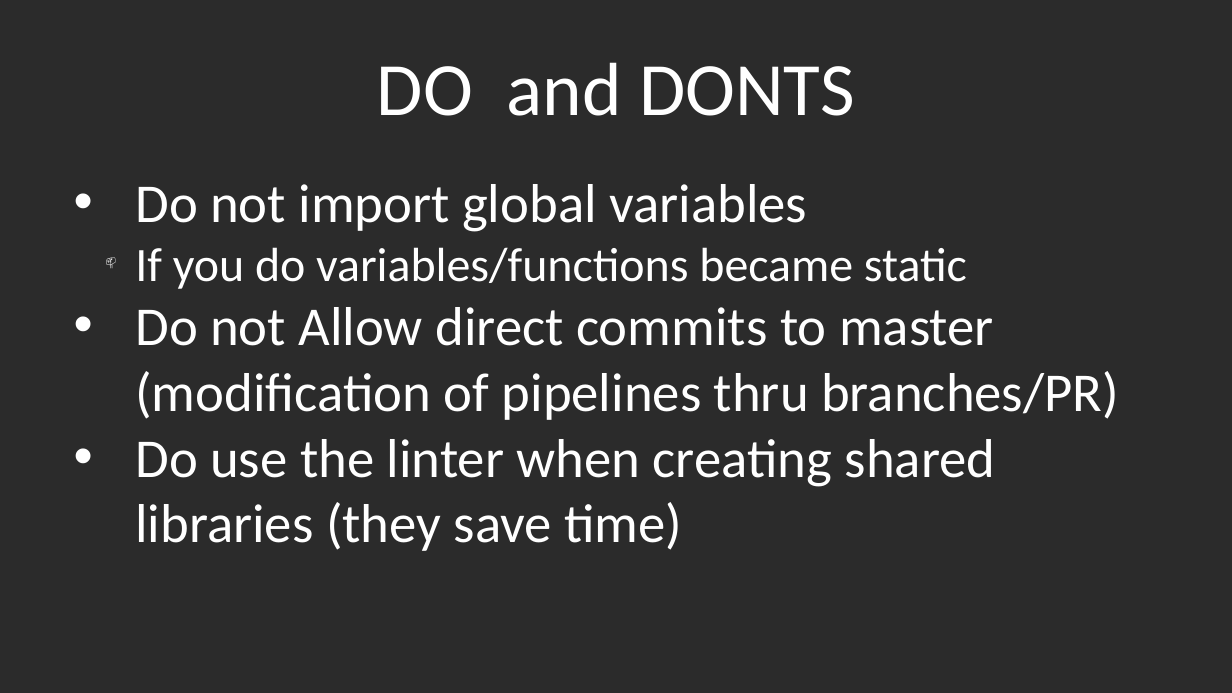
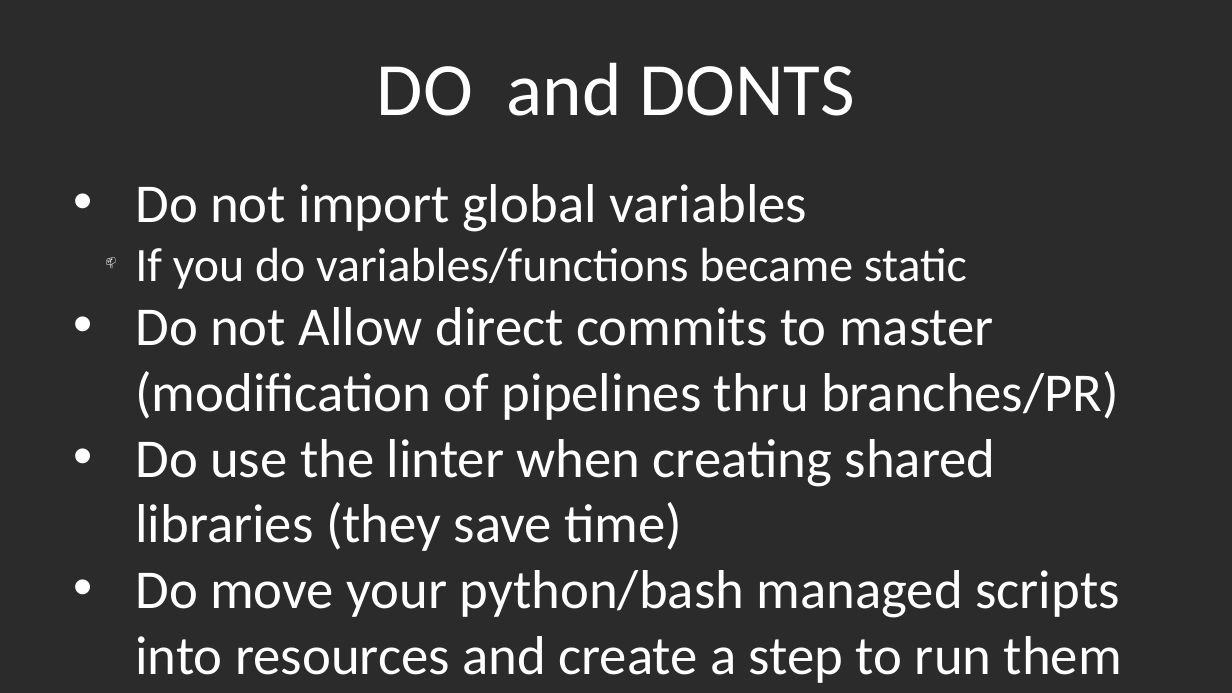
Before and after one commit to AnimalLogic/jenkins_pipeline, a slide deck: slide 16 of SharedPipelinePresentation.pptx (slide 13 before the commit). Drawn at 1232x693 pixels with LibreOffice and Linux fonts; fonts in the diff are those of the drawing; background and template pictures are left out; a plain dark background stands for a picture behind light text. Boxes give left, top, right and bottom in pixels: in the first picture for what was removed or moved away, otherwise in the second. Text is boxed around its words. In the diff, an @@ line names an element or a change of style, - is before the commit and + after.

```diff
--- a/SharedPipelinePresentation.pptx
+++ b/SharedPipelinePresentation.pptx
@@ text at (x1=135, y1=570, x2=1122, y2=683): paragraph added @@
+• Do move your python/bash managed scripts into resources and create a step to run them
```
Also in this commit, not shown: 3 other slides changed, 3 slides added.
